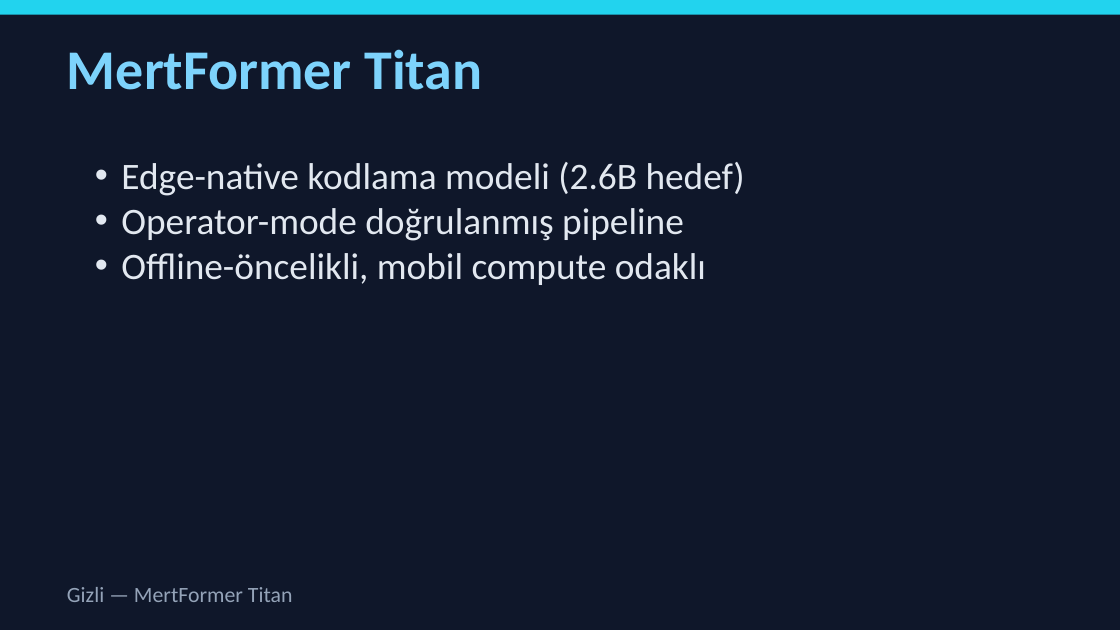
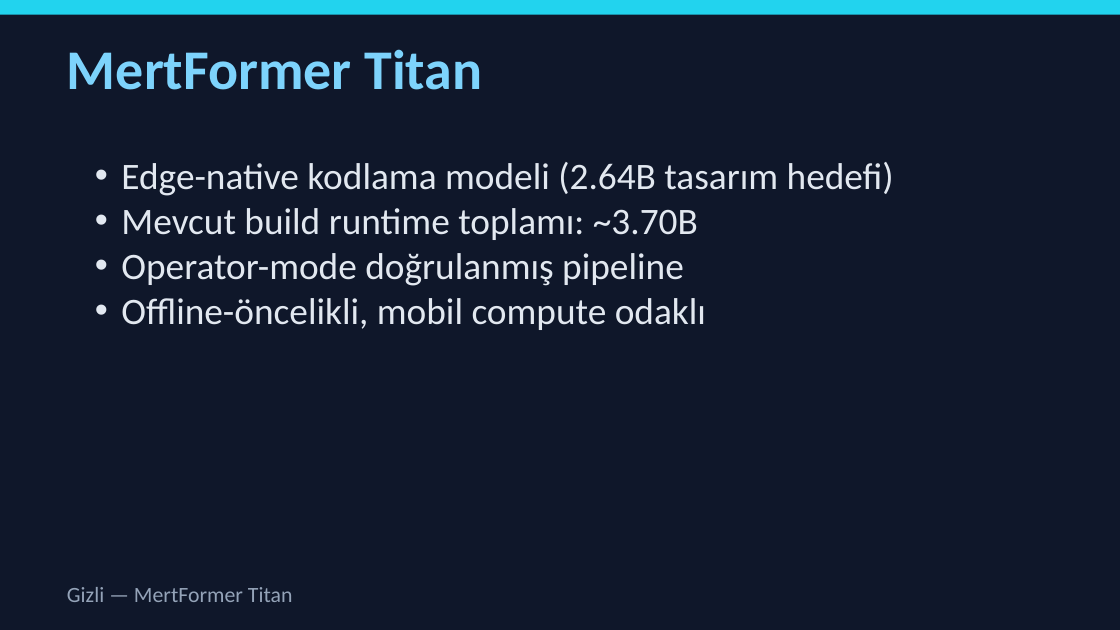
Before and after one commit to latentcore/mertformer-titan-core, a slide deck: slide 1 of reports/investor_deck_TR.pptx. Drawn at 1120x630 pixels with LibreOffice and Linux fonts; fonts in the diff are those of the drawing. Boxes give left, top, right and bottom in pixels: in the first picture for what was removed or moved away, otherwise in the second. Text is boxed around its words. In the diff, an @@ line names an element or a change of style, - is before the commit and + after.

Commit message:
docs(release): finalize build30 closure package and audits

```diff
--- a/reports/investor_deck_TR.pptx
+++ b/reports/investor_deck_TR.pptx
@@ text at [121,162,894,240]: text changed @@
-• Edge-native kodlama modeli (2.6B hedef)
+• Edge-native kodlama modeli (2.64B tasarım hedefi)
+• Mevcut build runtime toplamı: ~3.70B
```
Also in this commit, not shown: 2 other slides changed, 42 other files.
